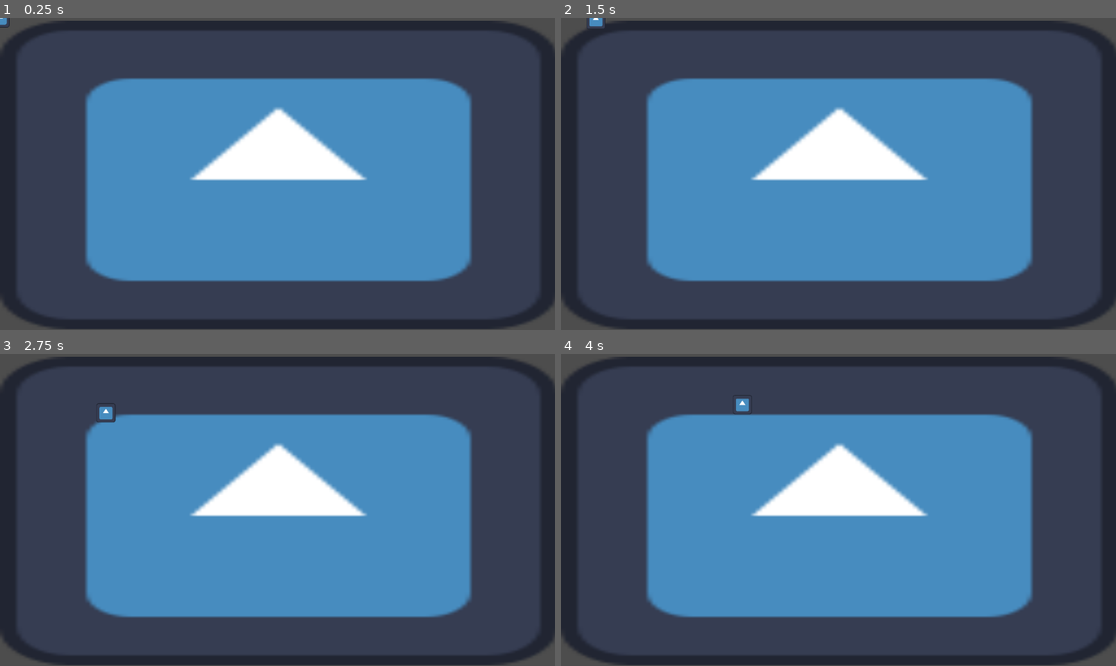
Above: before the commit, frames 1-4 (two rows, left to right).
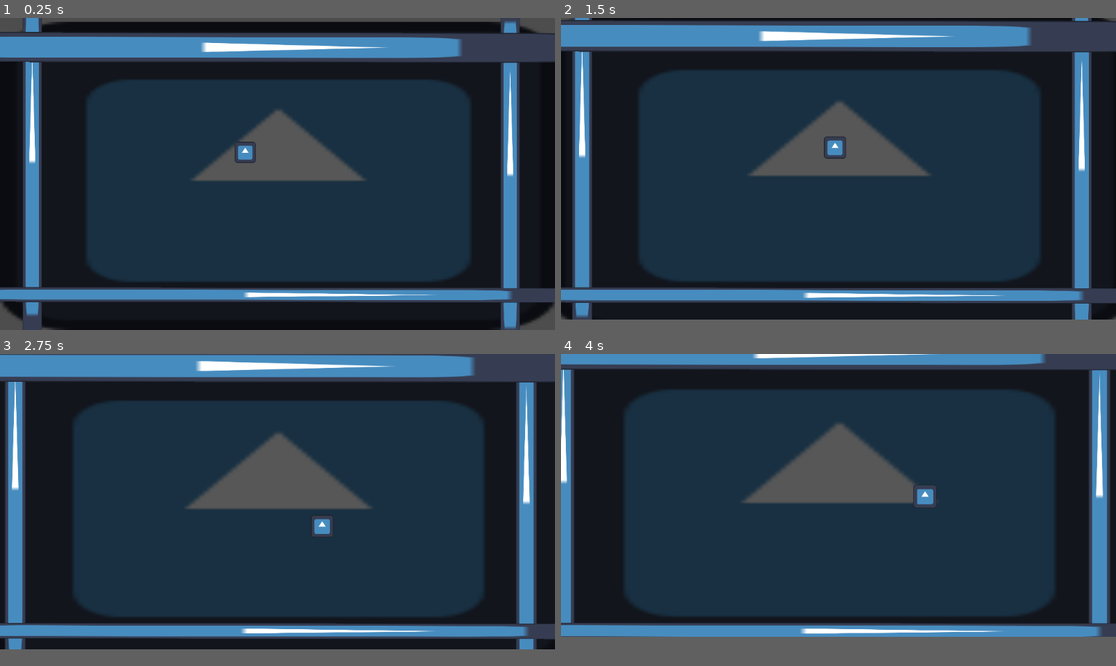
Above: after the commit, the same moments.

Repository: feberman42/hover_tank
Game: Godot game, scene res://main.tscn
Same seed, same stepped clock (60 frames per second), same inputs: the game is played once before the commit and once after it. Before the commit the project has no main scene; this scene is started directly in both runs. The engine's default icon, where the game draws it, is replaced by a stand-in: a white triangle on a blue panel in a dark square.
Inputs:
- Up to frame 1 (0.25 s): no input
- Up to frame 2 (1.5 s): tap Enter at 0.5 s; hold D (right) 0.53-1.28 s; tap - (minus, bound only after the commit) at 0.6, 1.35 s; hold S (down) from 1.28 s (still down)
- Up to frame 3 (2.75 s): release S (down) at 2.03 s; hold D (right) from 2.03 s (still down); tap - (minus, bound only after the commit) at 2.1 s
- Up to frame 4 (4 s): release D (right) at 2.78 s; hold W (up) 2.78-3.53 s; tap - (minus, bound only after the commit) at 2.85, 3.6 s; hold A (left) from 3.53 s (still down)
In our replay, in frame 2 the window is 799x449 before the commit and 799x434 after it. These sizes can differ from the game's own. Grey fills any space a smaller window leaves; there, only what the larger window draws over its background counts as a difference.

The runs differ from the first frame. In frame 1, 92% of the frame differs, in the area x 0-100%, y 0-100%; in frame 2, 91%; in frame 3, 89%; in frame 4, 90%.

Commit message:
testing physics

Diff:
--- /dev/null
+++ b/main.gd
@@ -0,0 +1,15 @@
+extends Node2D
+
+func _process(delta: float) -> void:
+	if Input.is_action_just_pressed("plus"):
+		print("plus")
+		scale_window.call_deferred(25, 25)
+
+	if Input.is_action_just_pressed("minus"):
+		print("minus")
+		scale_window.call_deferred(-25, -25)
+
+func scale_window(x_change:int, y_change:int):
+	get_window().size.x += x_change
+	get_window().size.y += y_change
+	print(get_window().size)
--- a/main.tscn
+++ b/main.tscn
@@ -1,27 +1,60 @@
 [gd_scene format=3 uid="uid://bgn8jho1cc3l1"]
 
+[ext_resource type="Script" uid="uid://duu5igee0f1kj" path="res://main.gd" id="1_h2yge"]
 [ext_resource type="Texture2D" uid="uid://c2e6qawvhawr2" path="res://icon.svg" id="1_ig7tw"]
 [ext_resource type="Script" uid="uid://cdxi30qd71htb" path="res://player.gd" id="2_0xm2m"]
+[ext_resource type="PackedScene" uid="uid://1q6phu7okm4e" path="res://wall.tscn" id="4_1bvp3"]
+
+[sub_resource type="PhysicsMaterial" id="PhysicsMaterial_1bvp3"]
+friction = 0.5
+bounce = 0.7
 
 [sub_resource type="RectangleShape2D" id="RectangleShape2D_0xm2m"]
 size = Vector2(128, 128)
 
 [node name="main" type="Node2D" unique_id=690570536]
+script = ExtResource("1_h2yge")
 
 [node name="background" type="Sprite2D" parent="." unique_id=895199510]
+modulate = Color(0.34220693, 0.34220695, 0.3422069, 1)
 position = Vector2(578, 326)
 scale = Vector2(9.062501, 5)
 texture = ExtResource("1_ig7tw")
 
-[node name="player" type="CharacterBody2D" parent="." unique_id=1530191622]
-scale = Vector2(0.31, 0.31)
-motion_mode = 1
+[node name="player" type="RigidBody2D" parent="." unique_id=1802809385]
+position = Vector2(508.99997, 276.99997)
+collision_layer = 2
+physics_material_override = SubResource("PhysicsMaterial_1bvp3")
+gravity_scale = 0.0
+linear_damp = 1.0
 script = ExtResource("2_0xm2m")
 speed = 200.0
 drag_factor = 0.5
 
-[node name="Sprite2D" type="Sprite2D" parent="player" unique_id=688690826]
+[node name="CollisionShape2D" type="CollisionShape2D" parent="player" unique_id=1350256452]
+scale = Vector2(0.34, 0.34)
+shape = SubResource("RectangleShape2D_0xm2m")
+
+[node name="Sprite2D" type="Sprite2D" parent="player/CollisionShape2D" unique_id=688690826]
 texture = ExtResource("1_ig7tw")
 
-[node name="CollisionShape2D" type="CollisionShape2D" parent="player" unique_id=1350256452]
-shape = SubResource("RectangleShape2D_0xm2m")
+[node name="Camera2D" type="Camera2D" parent="." unique_id=777906067]
+position = Vector2(576, 322)
+
+[node name="wall" parent="." unique_id=457395275 instance=ExtResource("4_1bvp3")]
+position = Vector2(67, 282.00003)
+scale = Vector2(0.31675008, 7.5517797)
+
+[node name="wall2" parent="." unique_id=793136460 instance=ExtResource("4_1bvp3")]
+position = Vector2(1059, 309.00003)
+scale = Vector2(0.31675008, 7.5517797)
+
+[node name="wall3" parent="." unique_id=652077075 instance=ExtResource("4_1bvp3")]
+position = Vector2(447.99994, 58.999996)
+rotation = 1.572212
+scale = Vector2(0.48514104, 12.664719)
+
+[node name="wall4" parent="." unique_id=1126735455 instance=ExtResource("4_1bvp3")]
+position = Vector2(536.99994, 573)
+rotation = 1.572212
+scale = Vector2(-0.23772068, 13.03735)
--- a/player.gd
+++ b/player.gd
@@ -1,4 +1,4 @@
-extends CharacterBody2D
+extends RigidBody2D
 
 @export var speed:float = 100
 @export var drag_factor:float = 10
@@ -9,8 +9,6 @@
 func _process(_delta: float) -> void:
 	input_vector = Input.get_vector("left", "right", "up", "down")
 
+
 func _physics_process(delta: float) -> void:
-	velocity += input_vector * speed * delta
-	velocity *= 1 - (drag_factor * delta)
-
-	move_and_slide()
+	apply_central_force(input_vector * speed)
--- a/project.godot
+++ b/project.godot
@@ -11,6 +11,7 @@
 [application]
 
 config/name="HoverTank"
+run/main_scene="uid://bgn8jho1cc3l1"
 config/features=PackedStringArray("4.6", "Forward Plus")
 config/icon="res://icon.svg"
 
@@ -36,6 +37,16 @@
 "events": [Object(InputEventKey,"resource_local_to_scene":false,"resource_name":"","device":-1,"window_id":0,"alt_press …(192 unchanged characters)…
 ]
 }
+plus={
+"deadzone": 0.2,
+"events": [Object(InputEventKey,"resource_local_to_scene":false,"resource_name":"","device":-1,"window_id":0,"alt_pressed":false,"shift_pressed":true,"ctrl_pressed":false,"meta_pressed":false,"pressed":false,"keycode":0,"physical_keycode":61,"key_label":0,"unicode":43,"location":0,"echo":false,"script":null)
+]
+}
+minus={
+"deadzone": 0.2,
+"events": [Object(InputEventKey,"resource_local_to_scene":false,"resource_name":"","device":-1,"window_id":0,"alt_pressed":false,"shift_pressed":false,"ctrl_pressed":false,"meta_pressed":false,"pressed":false,"keycode":0,"physical_keycode":45,"key_label":0,"unicode":45,"location":0,"echo":false,"script":null)
+]
+}
 
 [physics]
 
@@ -44,3 +55,4 @@
 [rendering]
 
 rendering_device/driver.windows="d3d12"
+textures/vram_compression/import_etc2_astc=true
--- /dev/null
+++ b/wall.gd
@@ -0,0 +1 @@
+extends StaticBody2D
--- /dev/null
+++ b/wall.tscn
@@ -0,0 +1,23 @@
+[gd_scene format=3 uid="uid://1q6phu7okm4e"]
+
+[ext_resource type="Script" uid="uid://kfh6sfhxrk1k" path="res://wall.gd" id="1_y4f30"]
+[ext_resource type="Texture2D" uid="uid://c2e6qawvhawr2" path="res://icon.svg" id="2_iuee5"]
+
+[sub_resource type="PhysicsMaterial" id="PhysicsMaterial_y4f30"]
+friction = 0.14
+bounce = 1.0
+
+[sub_resource type="RectangleShape2D" id="RectangleShape2D_xduj2"]
+size = Vector2(128, 126)
+
+[node name="wall" type="StaticBody2D" unique_id=457395275]
+scale = Vector2(1, 1.0399998)
+collision_mask = 2
+physics_material_override = SubResource("PhysicsMaterial_y4f30")
+script = ExtResource("1_y4f30")
+
+[node name="CollisionShape2D" type="CollisionShape2D" parent="." unique_id=1481778766]
+shape = SubResource("RectangleShape2D_xduj2")
+
+[node name="Sprite2D" type="Sprite2D" parent="." unique_id=1233831588]
+texture = ExtResource("2_iuee5")
Not shown, added: main.gd.uid
Not shown, added: wall.gd.uid
Not shown, changed: .gitignore
